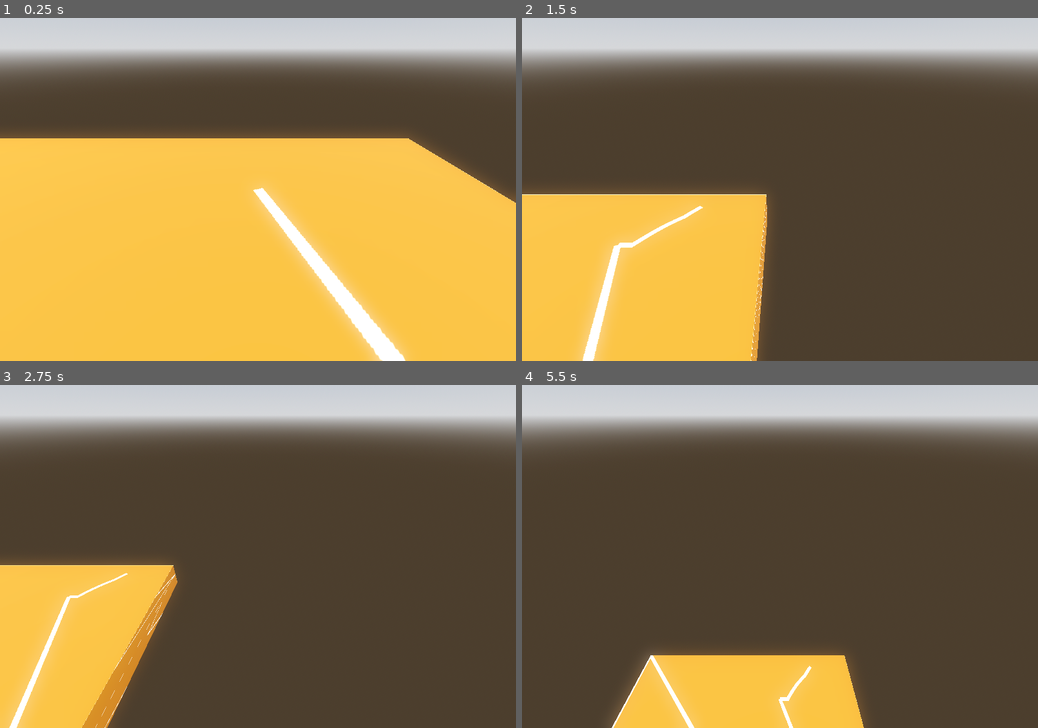
Above: before the commit, frames 1-4 (two rows, left to right).
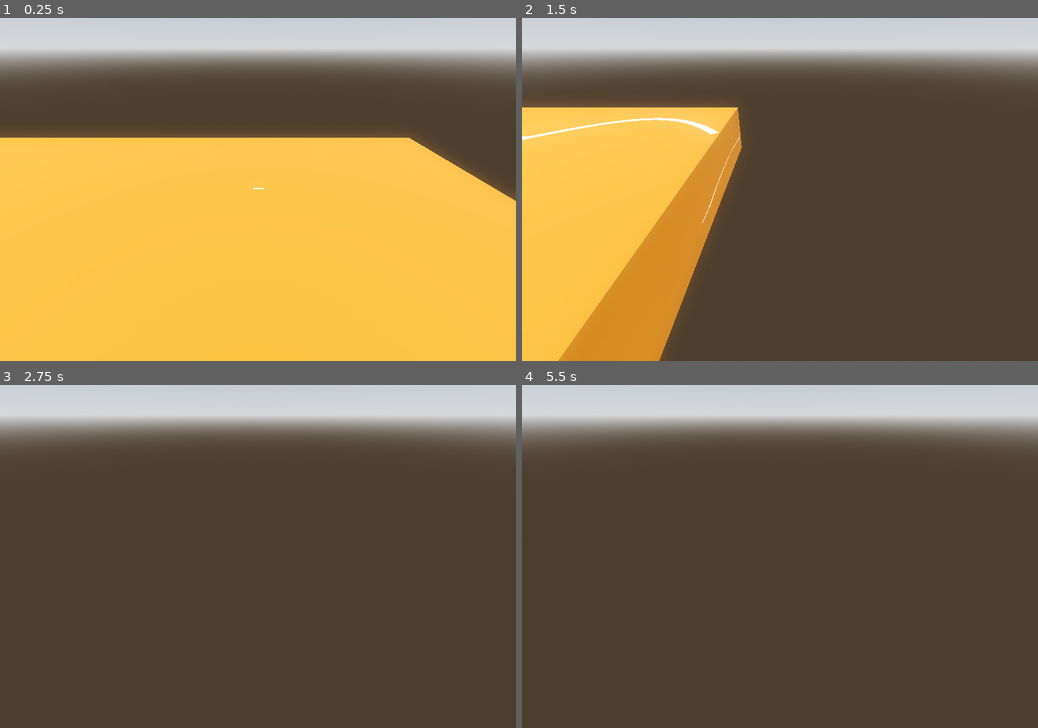
Above: after the commit, the same moments.

Repository: smkillerz777-star/Magia-Infinita
Game: Godot game, scene res://scenes/3d_main_game.tscn
The game is run twice, just before and just after one commit, with the same random seed, the same clock (stepped at 60 frames per second) and the same inputs.
Inputs (mouse positions are in pixels of both pictures, inside the frame that each line leads up to):
- Up to frame 1 (0.25 s): no input
- Up to frame 2 (1.5 s): tap Enter at 0.5 s; move the mouse to (893, 172) at 0.52 s; hold D (right) 0.53-1.28 s; tap Space (jump) at 0.6, 0.77, 1.07 s; click (893, 172) at 0.67 s; move the mouse to (676, 206) at 1.27 s; hold S (backward) from 1.28 s (still down); click (676, 206) at 1.35 s
- Up to frame 3 (2.75 s): tap Space (jump) at 1.52, 1.55, 1.82, 2.3 s; move the mouse to (309, 481) at 2.02 s; release S (backward) at 2.03 s; hold D (right) from 2.03 s (still down); tap Alt at 2.1 s
- Up to frame 4 (5.5 s): move the mouse to (754, 625) at 2.77 s; release D (right) at 2.78 s; hold W (forward) 2.78-3.53 s; tap Shift at 2.85 s; click (754, 625) at 2.92 s; tap Space (jump) at 3.02, 3.05, 3.32, 3.6, 3.77, 4.07, 4.52, 4.55, 4.82, 5.3 s; move the mouse to (934, 607) at 3.52 s; hold A (left) 3.53-5.03 s; move the mouse to (625, 505) at 4.27 s; click (625, 505) at 4.35 s; move the mouse to (805, 556) at 5.02 s; hold S (backward) from 5.03 s (still down); tap Alt at 5.1 s; click (805, 556) at 5.17 s

The runs differ from the first frame. In frame 1, 3.4% of the frame differs, in the area x 0-100%, y 34-100%; in frame 2, 25%, in the area x 0-48%, y 25-100%; in frame 3, 14%; in frame 4, 9.6%.

Commit message:
added the logic for smooth player movement
now player can draw curved lines

Diff:
--- a/magia-infinita/scenes/3d_main_game.tscn
+++ b/magia-infinita/scenes/3d_main_game.tscn
@@ -72,12 +72,3 @@
 grow_horizontal = 2
 grow_vertical = 2
 theme_override_styles/panel = SubResource("StyleBoxFlat_tl65b")
-
-[node name="Line2D" type="Line2D" parent="SubViewport" unique_id=1973520331]
-points = PackedVector2Array(0, 0, 720, 720)
-
-[node name="Line2D2" type="Line2D" parent="SubViewport" unique_id=234475778]
-points = PackedVector2Array(0, 0, 0, 720)
-
-[node name="Line2D3" type="Line2D" parent="SubViewport" unique_id=554354415]
-points = PackedVector2Array(720, 720, 0, 720)
--- a/magia-infinita/scripts/3d_main_game.gd
+++ b/magia-infinita/scripts/3d_main_game.gd
@@ -11,7 +11,6 @@
 	#var mat = $floor/mesh.get_active_material(0) as StandardMaterial3D
 	if($player/view/ray.is_colliding()):
 		#$SubViewport.add_child(Line2D.new())
-		print(Vector2($player/view/ray.get_collision_point().x,$player/view/ray.get_collision_point().z))
 		var line = $SubViewport.get_child(i) as Line2D
 		line.add_point(Vector2($player/view/ray.get_collision_point().x,$player/view/ray.get_collision_point().z)*72)
 		#i+=1
--- a/magia-infinita/scripts/player.gd
+++ b/magia-infinita/scripts/player.gd
@@ -1,23 +1,24 @@
 extends CharacterBody3D
 @export var speed = 5
 @export var gravity = 15
+@export var acceleration: float = 10.0
+@export var friction: float = 150.0
+@export var jump_velocity: float = 4.5
 func _process(delta: float) -> void:
-	if(Input.is_action_just_pressed("forward")):
-		velocity.z = -1
-	if(Input.is_action_just_pressed("backward")):
-		velocity.z = 1
-	if(Input.is_action_just_released("forward") or Input.is_action_just_released("backward")):
-		velocity.z = 0
-	if(Input.is_action_just_pressed("left")):
-		velocity.x = -1
-	if(Input.is_action_just_pressed("right")):
-		velocity.x = 1
-	if(Input.is_action_just_released("left") or Input.is_action_just_released("right")):
-		velocity.x = 0
-	if(Input.is_action_just_pressed("jump")):
-		velocity.y = speed
-	if(position.y>0.0):
-		velocity.y = velocity.y - gravity * delta
+	var direction = Vector3.ZERO
+	var input_dir = Input.get_vector("left", "right", "forward", "backward")
+	direction = Vector3(input_dir.x, 0, input_dir.y).normalized()
+	if direction != Vector3.ZERO:
+		velocity.x = lerp(velocity.x, direction.x * speed, acceleration * delta)
+		velocity.z = lerp(velocity.z, direction.z * speed, acceleration * delta)
+	else:
+		velocity.x = lerp(velocity.x, 0.0, friction * delta)
+		velocity.z = lerp(velocity.z, 0.0, friction * delta)
+	if is_on_floor():
+		if Input.is_action_just_pressed("jump"):
+			velocity.y = jump_velocity
+	else:
+		velocity.y -= gravity * delta
 	if($view/ray.is_colliding()):
 		pass#$view/ray.get_collision_point()
 	var hori_vel = Vector2(velocity.x,velocity.z)
